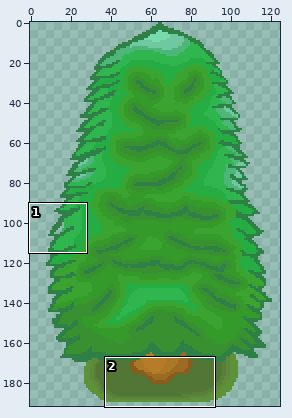
Two versions of one pixel-art file, aseprite/tilesets/objects/tree.aseprite. The first picture is a wide view before the edit; the outline marks the close-up.
Close-up. Earlier state:
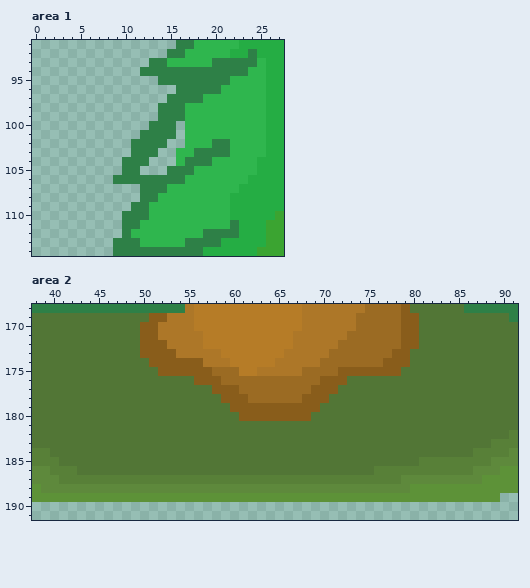
128x192 pixels, 1 frame. Colours within 5 levels of each other are drawn and written as one. Shown: area 1: x 0..27, y 91..114; area 2: x 38..91, y 168..191. The old version is drawn lined up with the new one. The wide view leaves out empty margins.
Once edited:
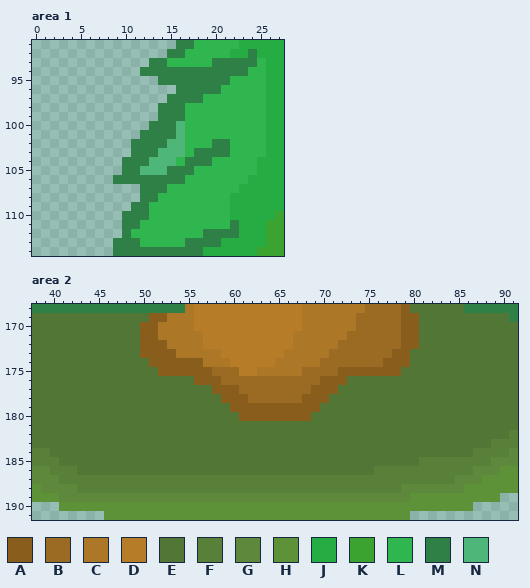
Palette (. is transparent): A #895d1b  B #9b6b23  C #ad7728  D #b67c27  E #527636  F #588038  G #5e893c  H #5d9238  J #25ad44  K #3ba431  L #2fb64e  M #2e8047  N #4eb678
The edit:
whole drawing moved by +0,-2 (the old picture is shown already moved)
Area 1:
The author put colour N in rows 100 to 101 at x 16; in row 102 at x 15 to 16; in row 103 at x 14 to 15; in row 104 at x 13 to 15; in row 105 at x 12 to 14.
Colour L becomes colour N in row 103 at x 16.
Area 2:
Colour G becomes colour F in row 187 at x 79 to 84; in row 188 at x 43 to 78.
Colour H becomes colour G in row 188 at x 80 to 85; in row 189 at x 41 to 79.
The author put colour H in row 190 at x 41 to 86; in row 191 at x 46 to 79.
Pixel boxes of the changes (left, top, right, bottom) in both close-ups:
changed: (140, 121, 185, 175)
changed: (59, 475, 473, 520)
